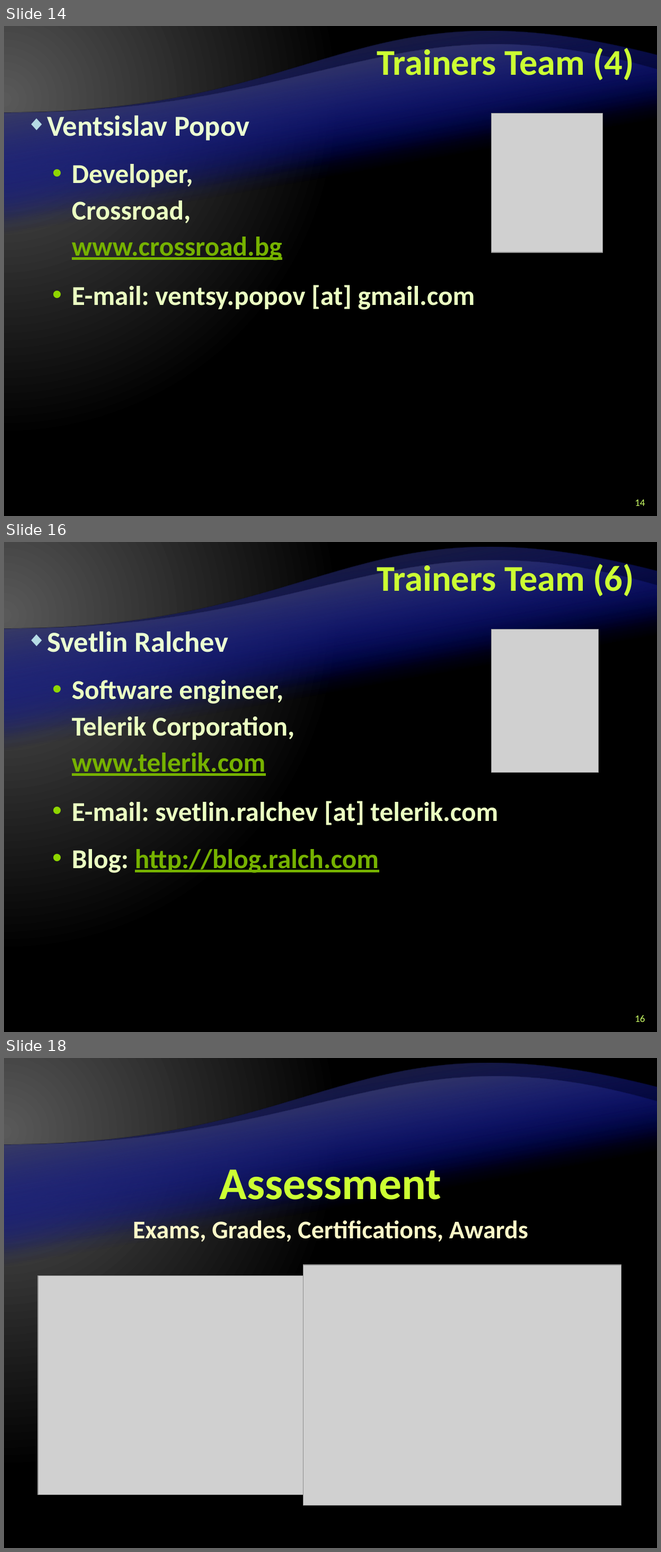
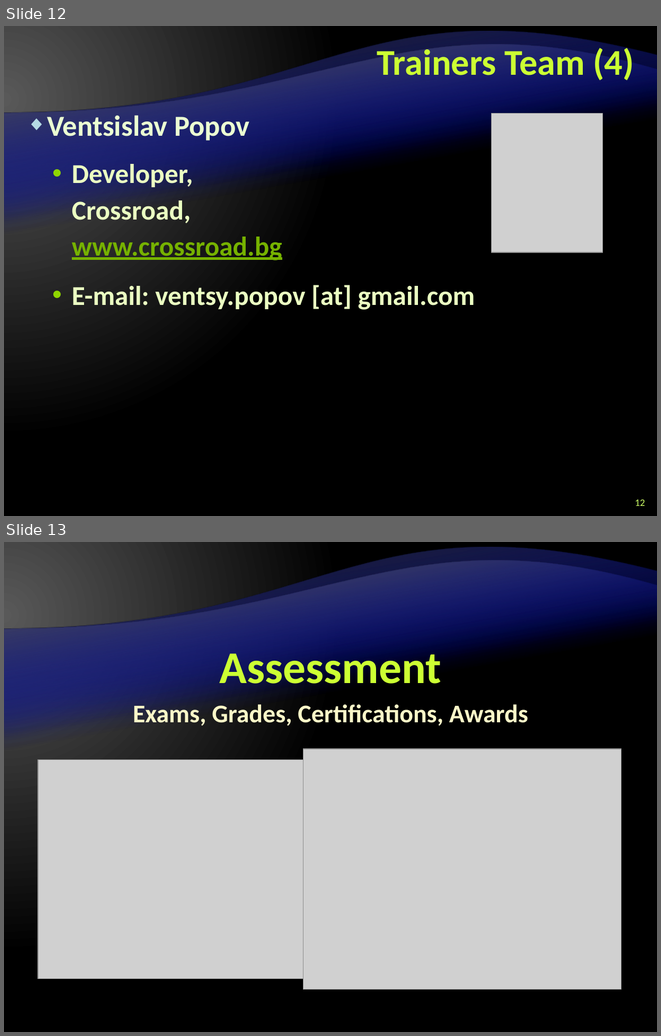
Before and after one commit to Graveheart/aspnetcourse, a slide deck: 2010/lectures/0. Course Introduction.pptx. Shown one above the other, each under a label of ours: slides 14, 16 and 18 before the commit, slides 12 and 13 after it; the slides between them are not shown. The pictures are 661x1552 and 661x1036 pixels, drawn with LibreOffice and Linux fonts; fonts in the diff are those of the drawing; grey boxes stand for pictures; background and template pictures are left out. Boxes give left, top, right and bottom in pixels: in the first picture for what was removed or moved away, otherwise in the second. Text is boxed around its words. In the diff, an @@ line names an element or a change of style, - is before the commit and + after.

```diff
--- a/2010/lectures/0. Course Introduction.pptx
+++ b/2010/lectures/0. Course Introduction.pptx
@@ slide 16 removed at bbox=[4, 542, 657, 1032], background gradient #595959 to #000000; not listed: 4 template elements that a slide beside it also shows @@
@@ title removed at bbox=[377, 561, 634, 596] @@
-Trainers Team (6)
@@ text removed at bbox=[47, 631, 294, 776] @@
-◆ Svetlin Ralchev
-  • Software engineer, Telerik Corporation, www.telerik.com
@@ picture removed at bbox=[492, 629, 599, 772] @@
@@ text removed at bbox=[72, 801, 498, 873] @@
-  • E-mail: svetlin.ralchev [at] telerik.com
-  • Blog: http://blog.ralch.com
@@ page number removed at bbox=[635, 1015, 645, 1022] @@
-16
@@ what was slide 14 is now slide 12 @@
@@ page number at bbox=[635, 499, 645, 506]: text changed @@
-14
+12
@@ what was slide 18 is now slide 13 @@
```
Also in this commit, not shown: 3 slides changed, 4 other slides removed.
